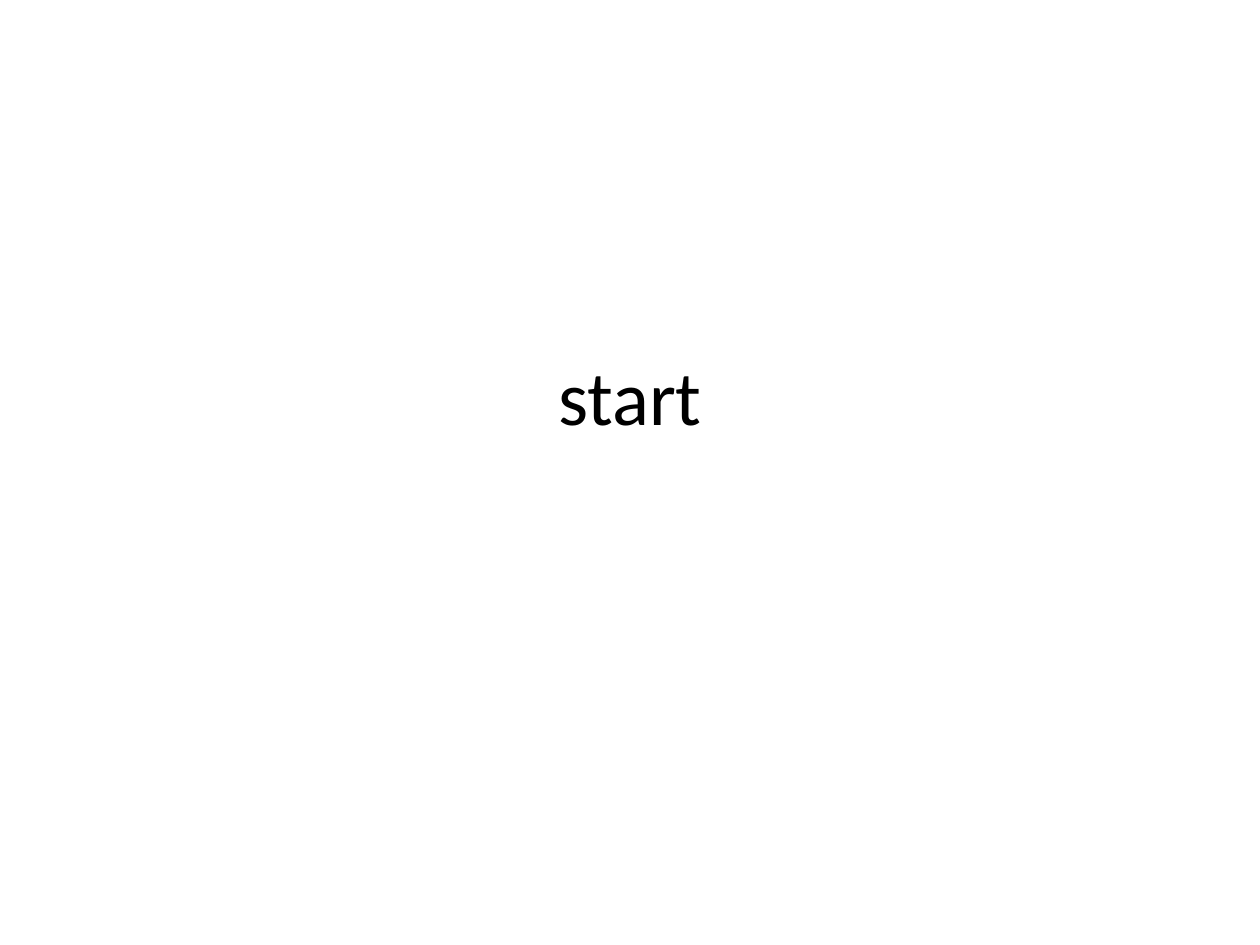
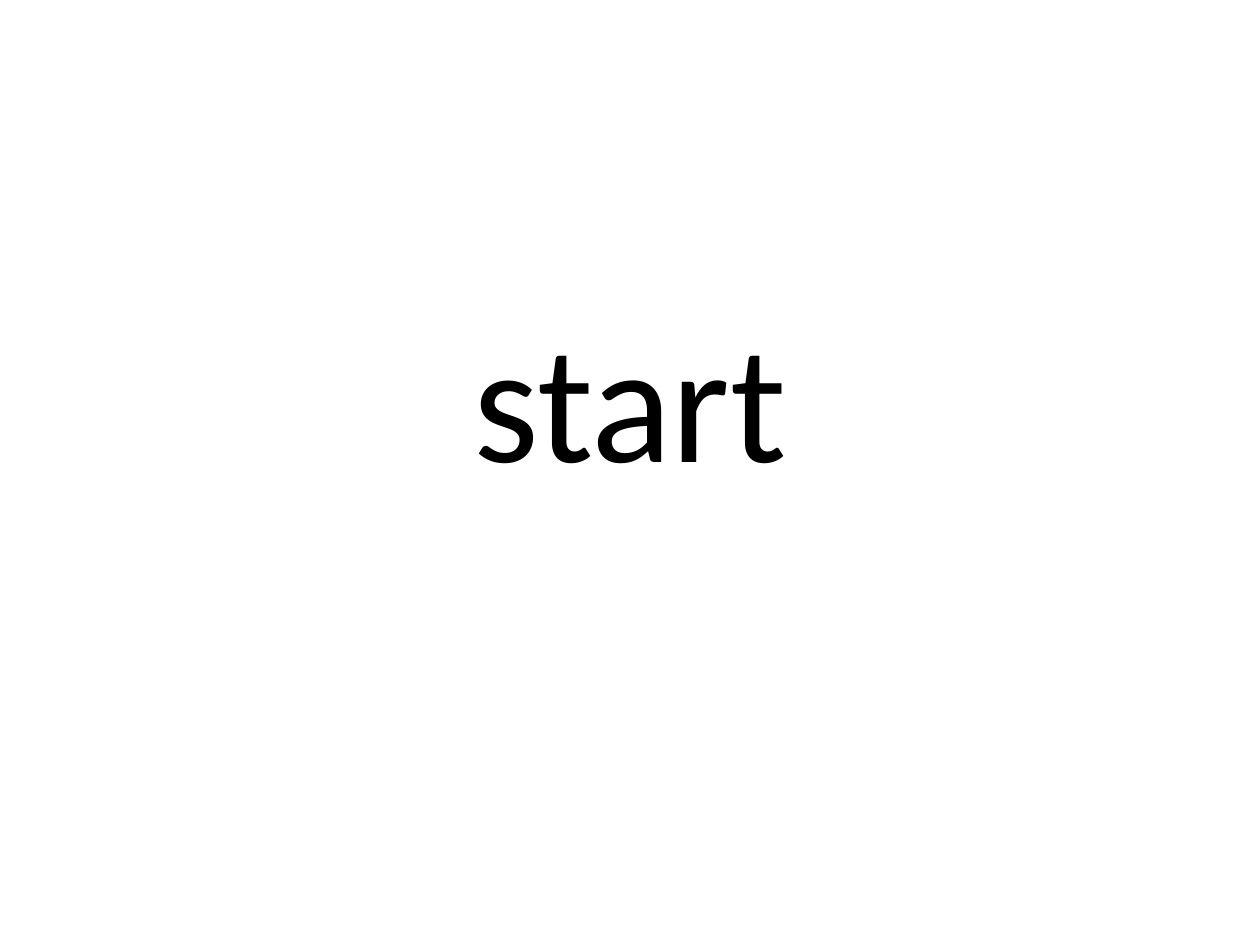
Before and after one commit to wikpie/MiCK, a slide deck: slide 1 of start.pptx. Drawn at 1260x945 pixels with LibreOffice and Linux fonts; fonts in the diff are those of the drawing. Boxes give left, top, right and bottom in pixels: in the first picture for what was removed or moved away, otherwise in the second. Text is boxed around its words. In the diff, an @@ line names an element or a change of style, - is before the commit and + after.

```diff
--- a/start.pptx
+++ b/start.pptx
@@ title "start" at bbox=[473, 355, 786, 464]: size 44 to 96 pt @@
```
Also in this commit, not shown: 3 other slides changed, 6 slides added.
